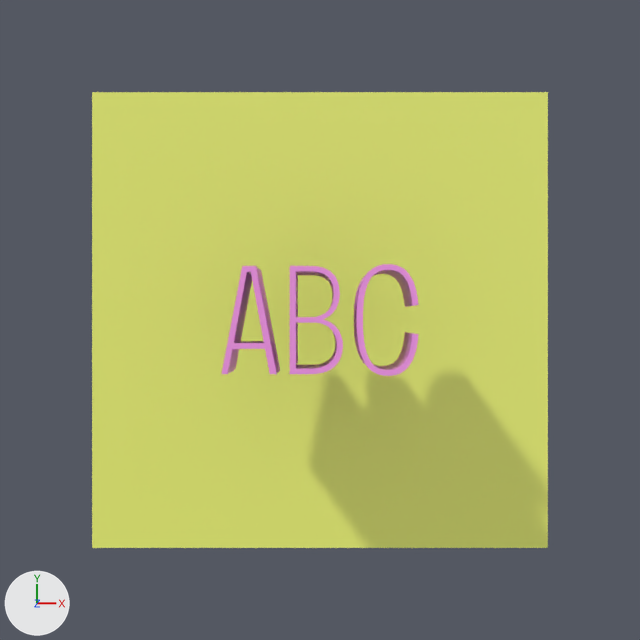
Two versions of the Blender file examples/blender/blends/timed3d.blend, one commit apart.
Camera for both pictures: the file's camera 'Camera'. Arrows for +X, +Y and +Z are at lower left; the lights stay in place.

Objects in the first picture: 'Plane', 'ct_autotag_ROOT'.
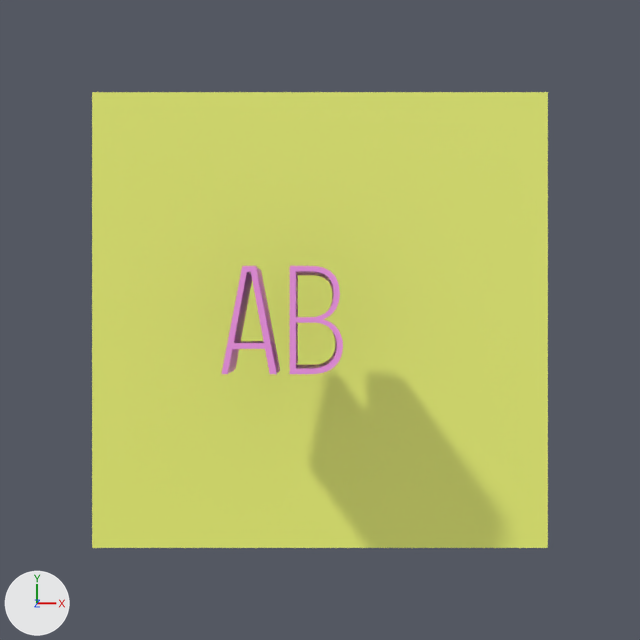
The change, as a list of edits to the scene's bpy script:
```text
Change cu_ct_autotag_root:
    remove _sp = cu_ct_autotag_root.splines.new('BEZIER'); _sp.bezier_points.add(29)
    remove _sp.bezier_points.foreach_set('co', [1.492, -0.215, 0.0, 1.425, -0.57, 0.0, 1.294, -0.755, 0.0, 1.11, -0.81, 0.0, 1.083, -0.81, 0.0, 0.877, -0.735, 0.0, 0.741, -0.482, 0.0, 0.693, 0.005, 0.0, 0.741, 0.49, 0.0, 0.877, 0.738, 0.0, 1.083, 0.81, 0.0, 1.11, 0.81, 0.0, 1.292, 0.756, 0.0, 1.424, 0.576, 0.0, 1.492, 0.23, 0.0, 1.59, 0.242, 0.0, 1.504, 0.625, 0.0, 1.34, 0.835, 0.0, 1.11, 0.9, 0.0, 1.083, 0.9, 0.0, 0.823, 0.814, 0.0, 0.652, 0.53, 0.0, 0.593, 0.005, 0.0, 0.652, -0.524, 0.0, 0.823, -0.811, 0.0, 1.083, -0.9, 0.0, 1.11, -0.9, 0.0, 1.343, -0.834, 0.0, 1.506, -0.62, 0.0, 1.59, -0.23, 0.0])
    remove _sp.bezier_points.foreach_set('handle_left', [1.492, -0.215, 0.0, 1.458, -0.483, 0.0, 1.348, -0.718, 0.0, 1.178, -0.81, 0.0, 1.083, -0.81, 0.0, 0.936, -0.785, 0.0, 0.774, -0.601, 0.0, 0.693, -0.202, 0.0, 0.709, 0.373, 0.0, 0.819, 0.689, 0.0, 1.004, 0.81, 0.0, 1.11, 0.81, 0.0, 1.239, 0.792, 0.0, 1.39, 0.66, 0.0, 1.481, 0.377, 0.0, 1.59, 0.242, 0.0, 1.546, 0.528, 0.0, 1.407, 0.792, 0.0, 1.197, 0.9, 0.0, 1.083, 0.9, 0.0, 0.896, 0.871, 0.0, 0.693, 0.662, 0.0, 0.593, 0.223, 0.0, 0.613, -0.391, 0.0, 0.749, -0.752, 0.0, 0.983, -0.9, 0.0, 1.11, -0.9, 0.0, 1.276, -0.878, 0.0, 1.464, -0.718, 0.0, 1.577, -0.392, 0.0])
    remove _sp.bezier_points.foreach_set('handle_right', [1.481, -0.365, 0.0, 1.392, -0.657, 0.0, 1.24, -0.792, 0.0, 1.11, -0.81, 0.0, 1.004, -0.81, 0.0, 0.819, -0.685, 0.0, 0.709, -0.364, 0.0, 0.693, 0.212, 0.0, 0.774, 0.607, 0.0, 0.936, 0.786, 0.0, 1.083, 0.81, 0.0, 1.178, 0.81, 0.0, 1.346, 0.72, 0.0, 1.458, 0.492, 0.0, 1.492, 0.23, 0.0, 1.575, 0.401, 0.0, 1.461, 0.722, 0.0, 1.273, 0.878, 0.0, 1.11, 0.9, 0.0, 0.983, 0.9, 0.0, 0.749, 0.756, 0.0, 0.613, 0.398, 0.0, 0.593, -0.215, 0.0, 0.693, -0.656, 0.0, 0.896, -0.87, 0.0, 1.083, -0.9, 0.0, 1.198, -0.9, 0.0, 1.409, -0.79, 0.0, 1.549, -0.522, 0.0, 1.59, -0.23, 0.0])
    remove _sp.use_cyclic_u = True
    where _sp = cu_ct_autotag_root.splines.new('BEZIER'); _sp.bezier_points.add(4)
    remove _sp.bezier_points.foreach_set('co', [-1.117, 0.777, 0.0, -0.903, -0.375, 0.0, -1.397, -0.375, 0.0, -1.183, 0.777, 0.0, -1.117, 0.777, 0.0])
    remove _sp.bezier_points.foreach_set('handle_left', [-1.117, 0.777, 0.0, -0.903, -0.375, 0.0, -1.397, -0.375, 0.0, -1.183, 0.777, 0.0, -1.117, 0.777, 0.0])
    remove _sp.bezier_points.foreach_set('handle_right', [-1.117, 0.777, 0.0, -0.903, -0.375, 0.0, -1.397, -0.375, 0.0, -1.183, 0.777, 0.0, -1.117, 0.777, 0.0])
    add _sp.bezier_points.foreach_set('co', [-1.397, -0.375, 0.0, -1.183, 0.777, 0.0, -1.117, 0.777, 0.0, -0.903, -0.375, 0.0, -1.397, -0.375, 0.0])
    add _sp.bezier_points.foreach_set('handle_left', [-1.397, -0.375, 0.0, -1.183, 0.777, 0.0, -1.117, 0.777, 0.0, -0.903, -0.375, 0.0, -1.397, -0.375, 0.0])
    add _sp.bezier_points.foreach_set('handle_right', [-1.397, -0.375, 0.0, -1.183, 0.777, 0.0, -1.117, 0.777, 0.0, -0.903, -0.375, 0.0, -1.397, -0.375, 0.0])
```

Changed parts and their boxes [x1, y1, x2, y2] in the pictures (640 x 640 px):
'ct_autotag_ROOT', reshaped (38% narrower): before [222, 264, 419, 376]; after [222, 266, 343, 374]
